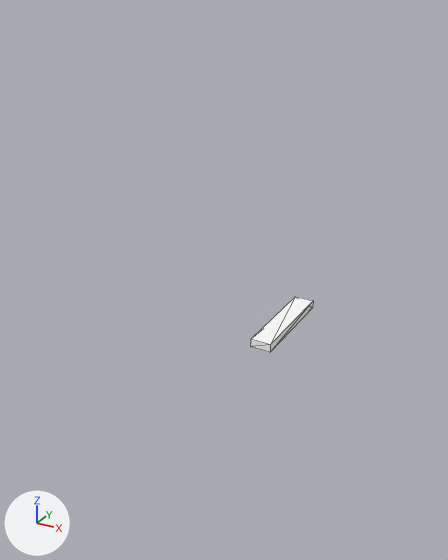
The glTF model trenchbroom/models/cyber_graple_pickup.glb as it was, and as the next commit left it.
The view is the same before and after, from a 50 mm camera at (4.37, -10.47, 5.89) aimed at (-0.6, -1.43, 1.37). The axes (+X, +Y, +Z) are drawn at lower left. The lights are the same throughout. Mesh edges are drawn as thin lines. Where no turn or scale is listed for an object, it has been applied to the vertices.

The first picture shows 'MeshInstance3D'.
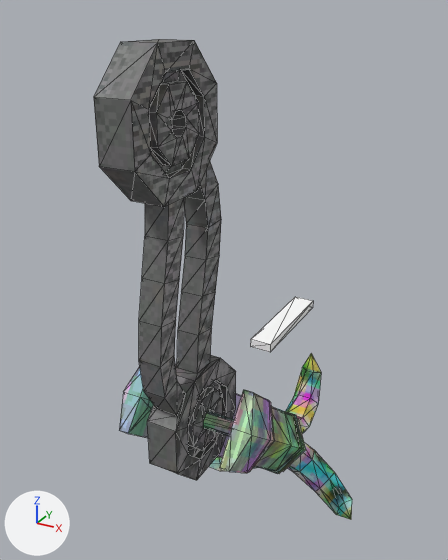
Location of each change, [x1, y1, x2, y2] in pixels of the pictures (448 x 560 px):
```json
{"object": "Cylinder_0013", "change": "added", "after": [94, 39, 236, 480]}
{"object": "Cylinder3", "change": "added", "after": [119, 366, 306, 474]}
{"object": "Cube_0013", "change": "added", "after": [209, 354, 352, 519]}
```

Scene script edits in JSON lines:
```json
{"op": "add", "block": "img_image_2", "code": ["img_image_2 = load_image('Image_2', '_unpacked/Image_2', 128, 128, 'sRGB')"]}
{"op": "add", "block": "img_image_1", "code": ["img_image_1 = load_image('Image_1', '_unpacked/Image_1', 128, 128, 'sRGB')"]}
{"op": "add", "block": "img_image_0", "code": ["img_image_0 = load_image('Image_0', '_unpacked/Image_0', 128, 128, 'sRGB')"]}
{"op": "add", "block": "mat_material_002", "code": ["mat_material_002 = bpy.data.materials.new('Material_002')", "# colours: white #ffffff", "# uses the picture img_image_2"]}
{"op": "add", "block": "mat_material_001", "code": ["mat_material_001 = bpy.data.materials.new('Material_001')", "# colours: white #ffffff", "# uses the picture img_image_1"]}
{"op": "add", "block": "mat_material_003", "code": ["mat_material_003 = bpy.data.materials.new('Material_003')", "# colours: white #ffffff", "# uses the picture img_image_0"]}
{"op": "add", "block": "me_mesh_3", "code": ["me_mesh_3 = bpy.data.meshes.new('Mesh_3')", "me_mesh_3.from_pydata(...)  # 248 vertices, 504 faces; spans x -0.25..0.25, y -5.02..-2.57, z -0.99..5.53", "me_mesh_3.materials.append(mat_material_002)"]}
{"op": "add", "block": "me_mesh_2", "code": ["me_mesh_2 = bpy.data.meshes.new('Mesh_2')", "me_mesh_2.from_pydata(...)  # 158 vertices, 325 faces; spans x -1.16..1.16, y -3.41..1.04, z -1.09..2.89", "me_mesh_2.materials.append(mat_material_001)"]}
{"op": "add", "block": "me_mesh_1", "code": ["me_mesh_1 = bpy.data.meshes.new('Mesh_1')", "me_mesh_1.from_pydata(...)  # 93 vertices, 174 faces; spans x -1.87..1.87, y -0.21..2.75, z -2.18..0.62", "me_mesh_1.materials.append(mat_material_003)"]}
{"op": "add", "block": "ob_cylinder_0013", "code": ["ob_cylinder_0013 = bpy.data.objects.new('Cylinder_0013', me_mesh_3)", "ob_cylinder_0013.location = (0.0, 0.0, 0.0)"]}
{"op": "add", "block": "ob_cylinder3", "code": ["ob_cylinder3 = bpy.data.objects.new('Cylinder3', me_mesh_2)", "ob_cylinder3.location = (0.0, -0.76, -2.25)"]}
{"op": "add", "block": "ob_cube_0013", "code": ["ob_cube_0013 = bpy.data.objects.new('Cube_0013', me_mesh_1)", "ob_cube_0013.location = (0.0, -0.76, -2.25)"]}
```
